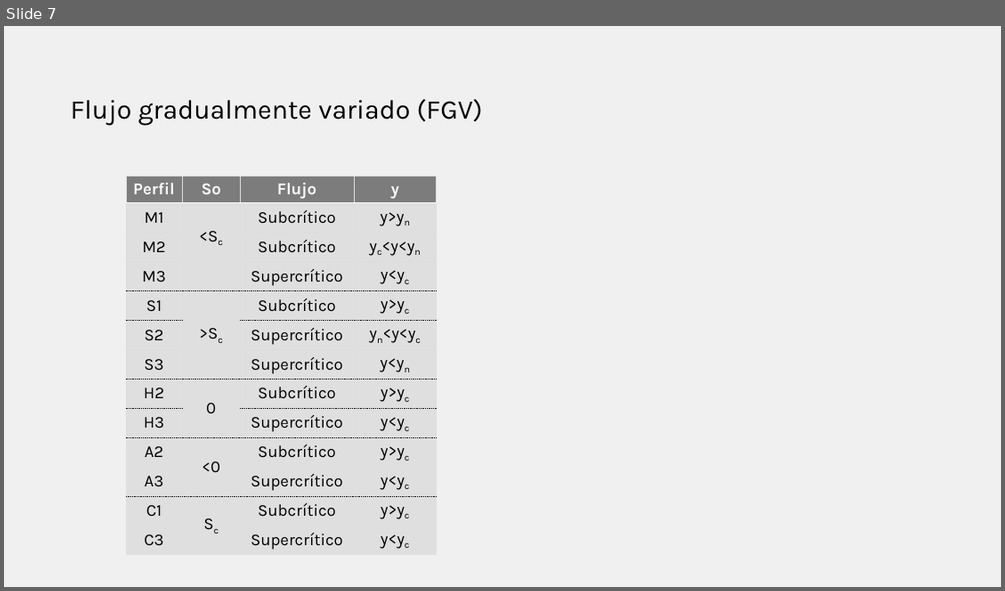
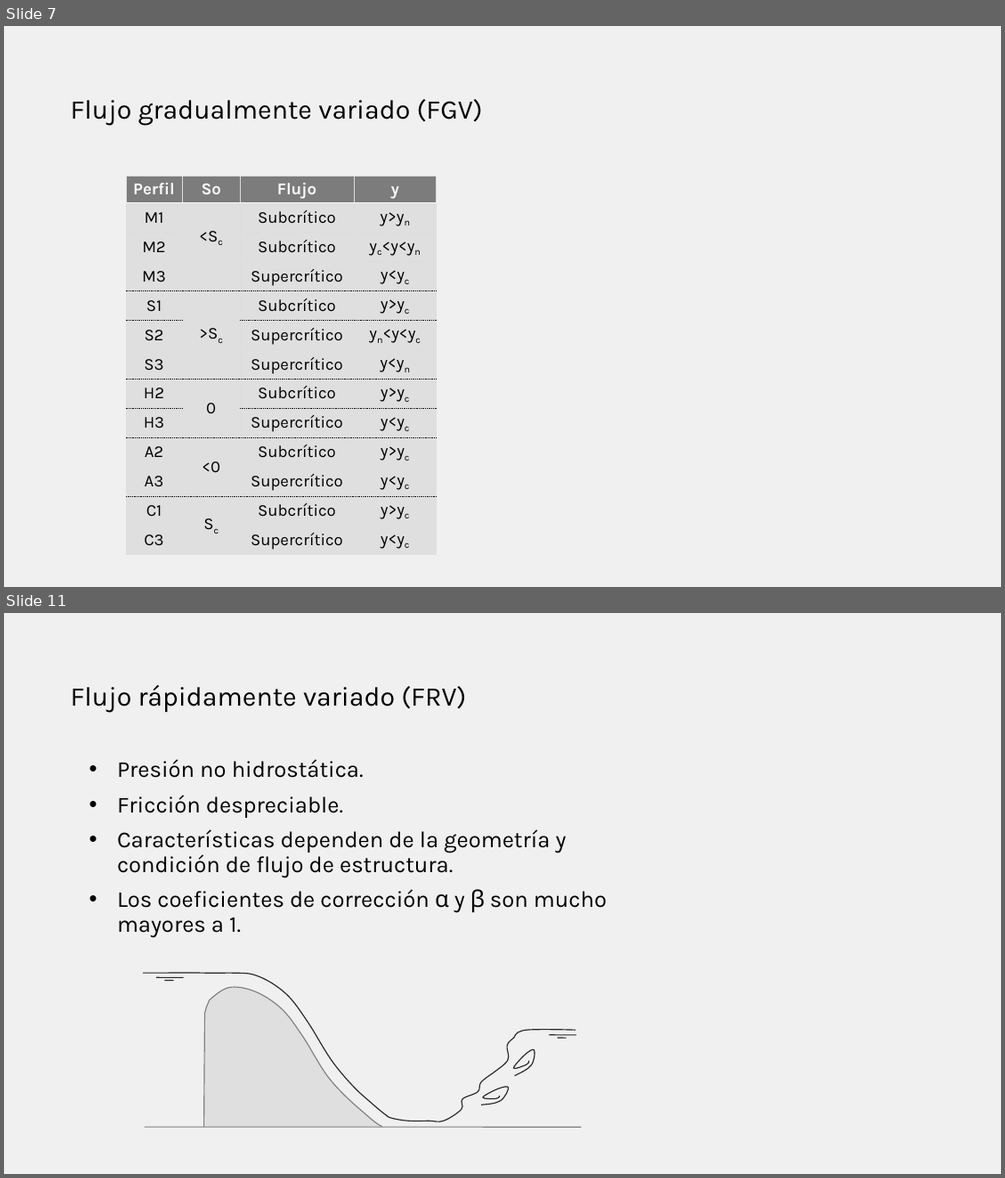
Before and after one commit to juanrodace/J.HRAS, a slide deck: Section01/VariedFlow/HRAS.S1.VF.pptx. Shown one above the other, each under a label of ours: slide 7 before the commit, slides 7 and 11 after it; the slides between them are not shown. The pictures are 1005x591 and 1005x1178 pixels, drawn with LibreOffice and Linux fonts; fonts in the diff are those of the drawing. Boxes give left, top, right and bottom in pixels: in the first picture for what was removed or moved away, otherwise in the second. Text is boxed around its words. In the diff, an @@ line names an element or a change of style, - is before the commit and + after.

```diff
--- a/Section01/VariedFlow/HRAS.S1.VF.pptx
+++ b/Section01/VariedFlow/HRAS.S1.VF.pptx
@@ slide 11 added at [4, 613, 1001, 1174], background #F0F0F0 @@
@@ title added at [71, 685, 466, 713], 26 pt, text #000000 @@
+Flujo rápidamente variado (FRV)
@@ text added at [117, 759, 607, 937], 22 pt, text #000000 @@
+• Presión no hidrostática.
+• Fricción despreciable.
+• Características dependen de la geometría y condición de flujo de estructura.
+• Los coeficientes de corrección α y β son mucho mayores a 1.
@@ group added at [143, 973, 582, 1127]: 5 freeform shapes, 5 lines @@
```
Also in this commit, not shown: 3 slides changed, 1 other slide added, 6 other files.
